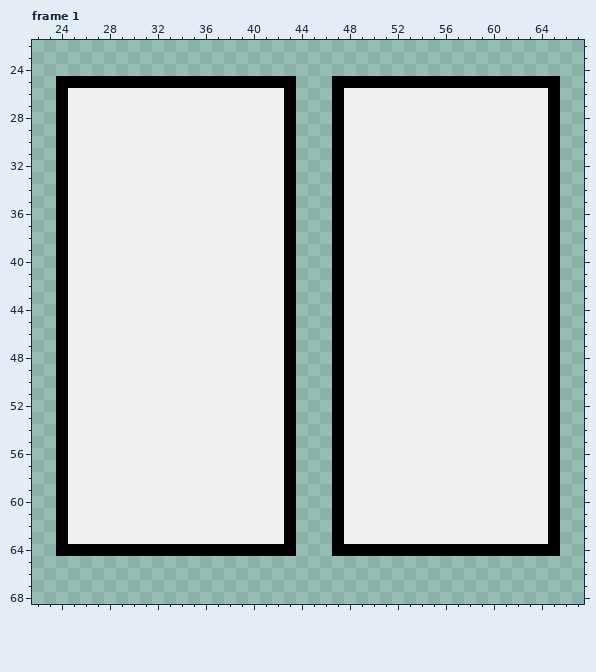
One commit to this pixel-art file: Content/Items/MechLegs/BaseLegs.aseprite. The picture above was drawn from the file before the commit.
90x90 pixels, 6 frames. Shown: frame 1: x 22..67, y 22..68. The commit also changed other frames, which this record leaves out.
Once edited:
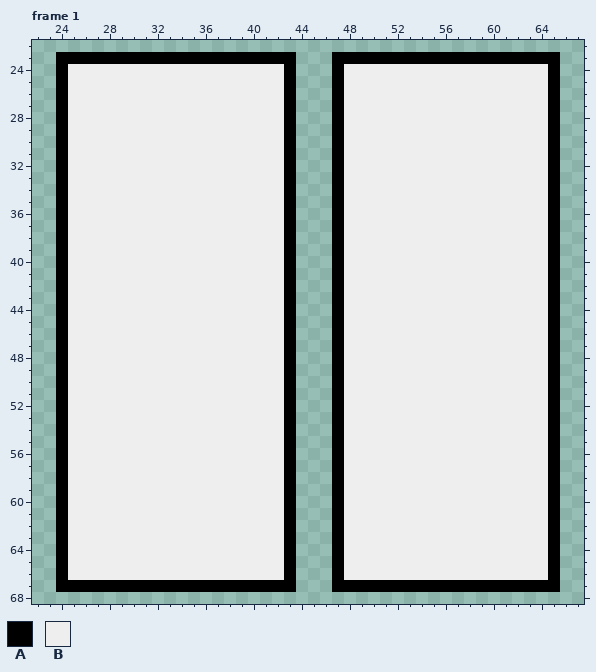
Palette (. is transparent): A #000000  B #eeeeee
Change:
--- frame 1
@@ x 22..67 @@
 22 ..............................................
-23 ..............................................
-24 ..............................................
-25 ..AAAAAAAAAAAAAAAAAAAA...AAAAAAAAAAAAAAAAAAA..
+23 ..AAAAAAAAAAAAAAAAAAAA...AAAAAAAAAAAAAAAAAAA..
+24 ..ABBBBBBBBBBBBBBBBBBA...ABBBBBBBBBBBBBBBBBA..
+25 ..ABBBBBBBBBBBBBBBBBBA...ABBBBBBBBBBBBBBBBBA..
 26 ..ABBBBBBBBBBBBBBBBBBA...ABBBBBBBBBBBBBBBBBA..
@@ x 22..67 @@
 63 ..ABBBBBBBBBBBBBBBBBBA...ABBBBBBBBBBBBBBBBBA..
-64 ..AAAAAAAAAAAAAAAAAAAA...AAAAAAAAAAAAAAAAAAA..
-65 ..............................................
-66 ..............................................
-67 ..............................................
+64 ..ABBBBBBBBBBBBBBBBBBA...ABBBBBBBBBBBBBBBBBA..
+65 ..ABBBBBBBBBBBBBBBBBBA...ABBBBBBBBBBBBBBBBBA..
+66 ..ABBBBBBBBBBBBBBBBBBA...ABBBBBBBBBBBBBBBBBA..
+67 ..AAAAAAAAAAAAAAAAAAAA...AAAAAAAAAAAAAAAAAAA..
 68 ..............................................
Where, in picture pixels (left, top, right, bottom), the same in both pictures:
changed: (56, 52, 560, 88)
changed: (56, 544, 560, 592)
